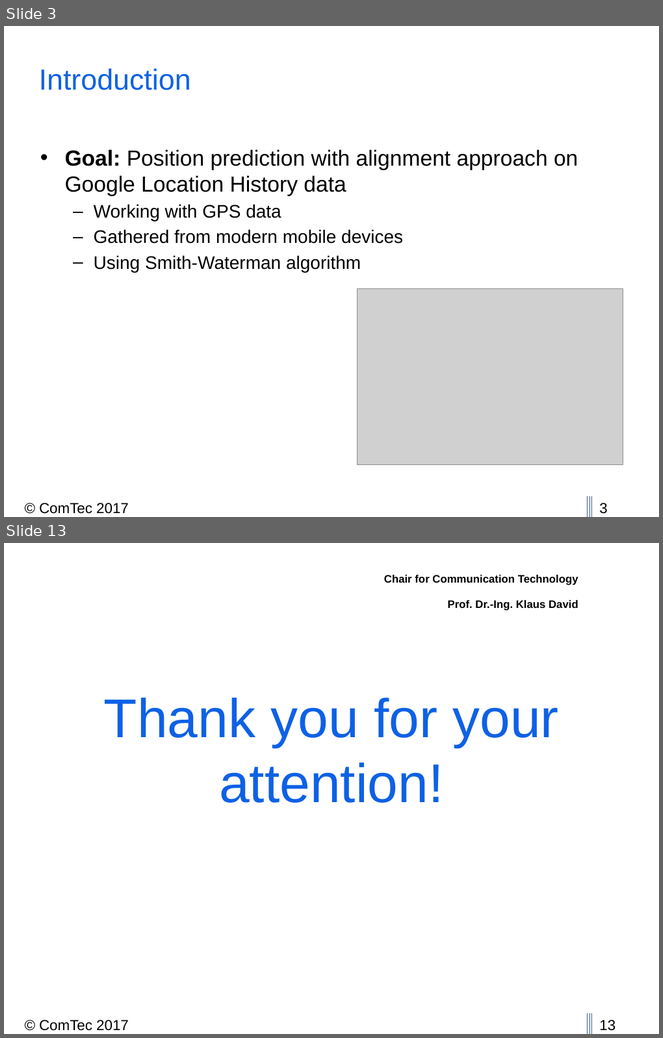
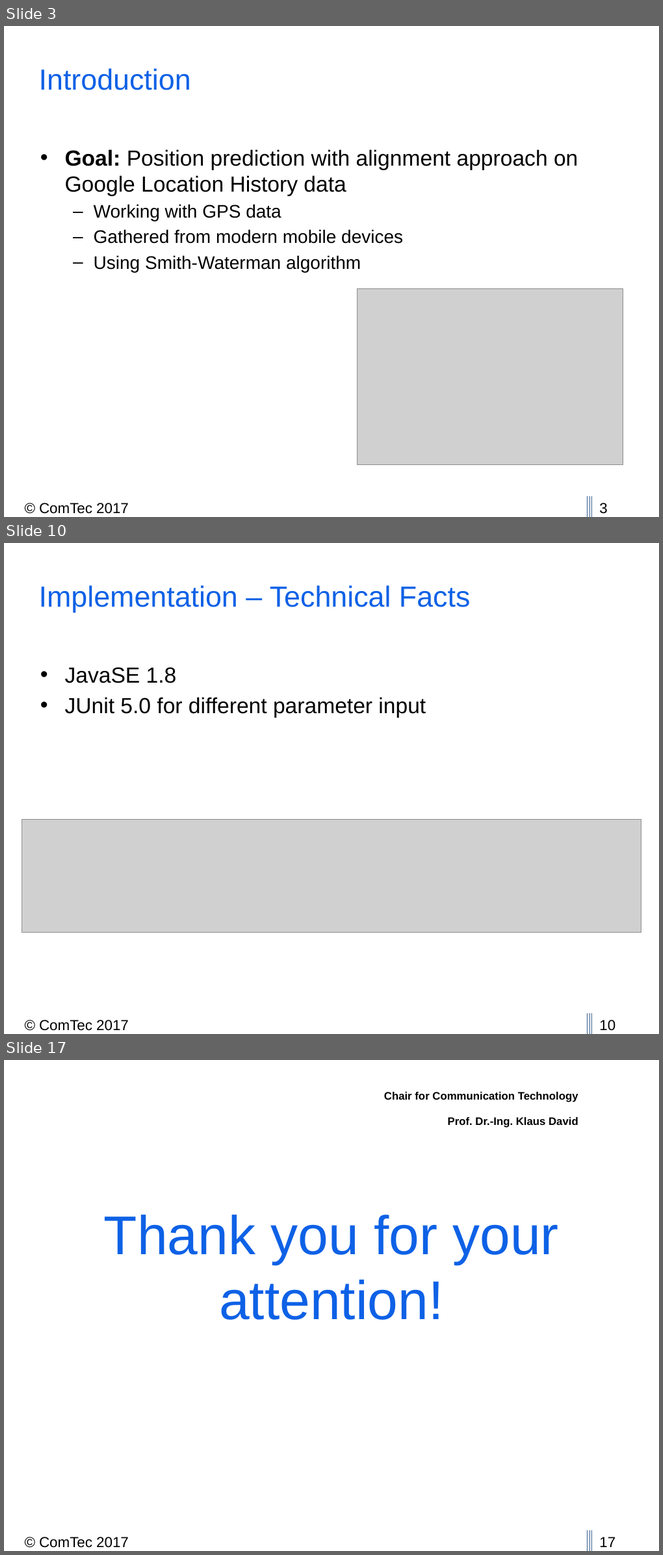
Before and after one commit to thedrayman/ct2-alignment, a slide deck: Presentation/CT2_2017_Alignment.pptx. Shown one above the other, each under a label of ours: slides 3 and 13 before the commit, slides 3, 10 and 17 after it; the slides between them are not shown. The pictures are 663x1038 and 663x1555 pixels, drawn with LibreOffice and Linux fonts; fonts in the diff are those of the drawing; grey boxes stand for pictures; background and template pictures are left out. Boxes give left, top, right and bottom in pixels: in the first picture for what was removed or moved away, otherwise in the second. Text is boxed around its words. In the diff, an @@ line names an element or a change of style, - is before the commit and + after.

Commit message:
added more to presentation and added sw baba image for paper (not in text)

```diff
--- a/Presentation/CT2_2017_Alignment.pptx
+++ b/Presentation/CT2_2017_Alignment.pptx
@@ slide 10 added at (4,543,659,1034), background #FFFFFF; not listed: 5 template elements that a slide beside it also shows @@
@@ title added at (39,585,470,613), 32 pt, text #0E61E6 @@
+Implementation – Technical Facts
@@ text added at (65,667,426,718), 24 pt, text #000000 @@
+• JavaSE 1.8
+• JUnit 5.0 for different parameter input
@@ picture added at (22,819,642,932) @@
@@ what was slide 13 is now slide 17 @@
@@ page number at (599,1537,616,1548): text changed @@
-13
+17
```
Also in this commit, not shown: 7 slides changed, 7 other slides added, 3 slides removed, 4 other files.
